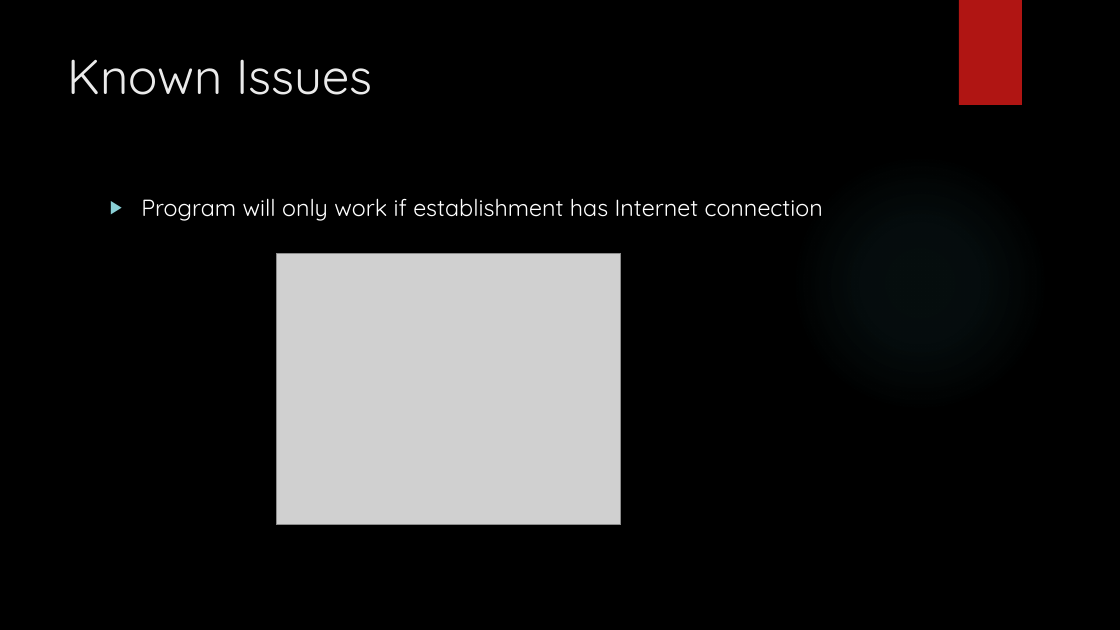
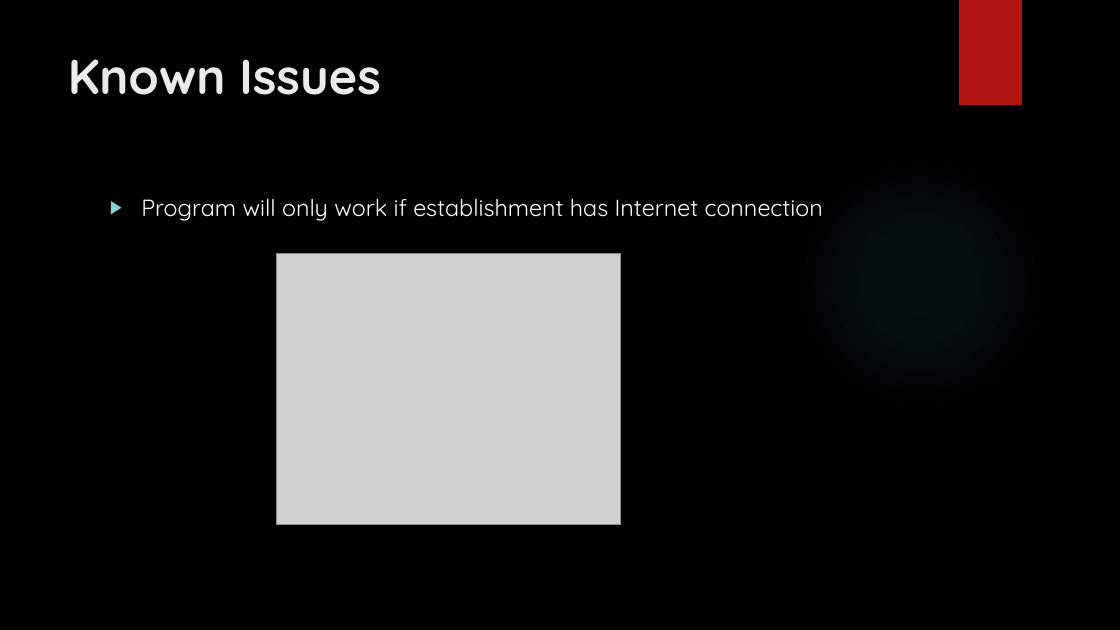
Before and after one commit to Khechoyan-Yuri/SWEII-Final, a slide deck: slide 10 of CustomerQueue.pptx. Drawn at 1120x630 pixels with LibreOffice and Linux fonts; fonts in the diff are those of the drawing; grey boxes stand for pictures; background and template pictures are left out. Boxes give left, top, right and bottom in pixels: in the first picture for what was removed or moved away, otherwise in the second. Text is boxed around its words. In the diff, an @@ line names an element or a change of style, - is before the commit and + after.

```diff
--- a/CustomerQueue.pptx
+++ b/CustomerQueue.pptx
@@ title "Known Issues" at (68,59,381,95): bold on @@
```
Also in this commit, not shown: 5 other slides changed, 1 other file.
